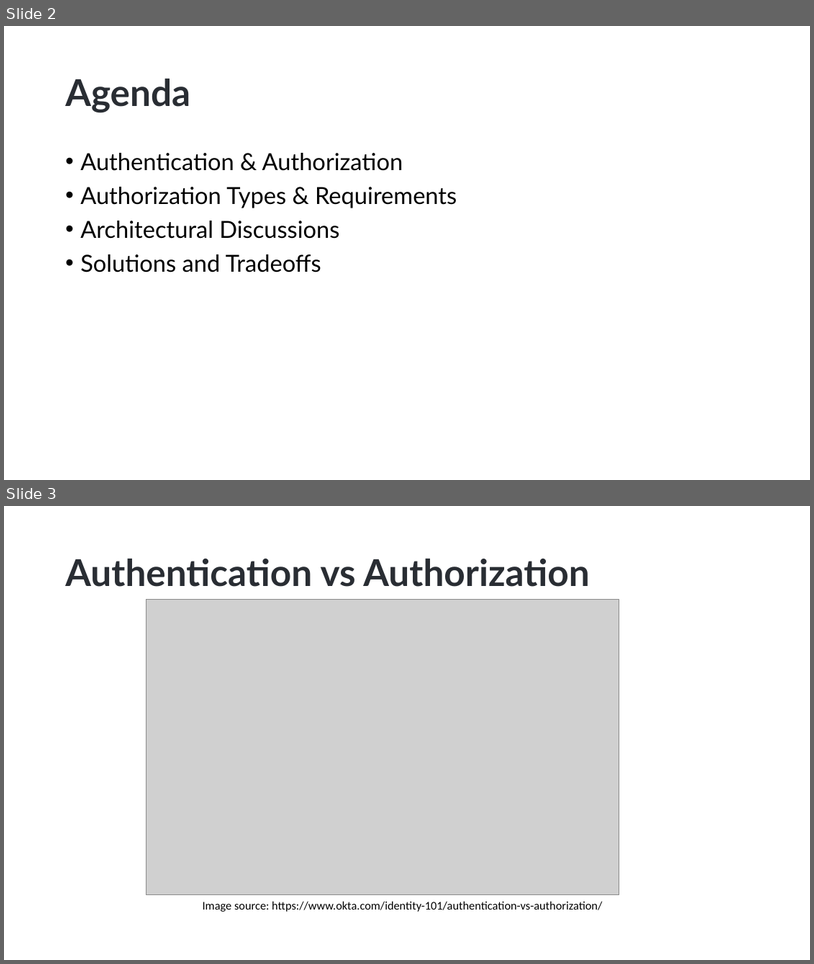
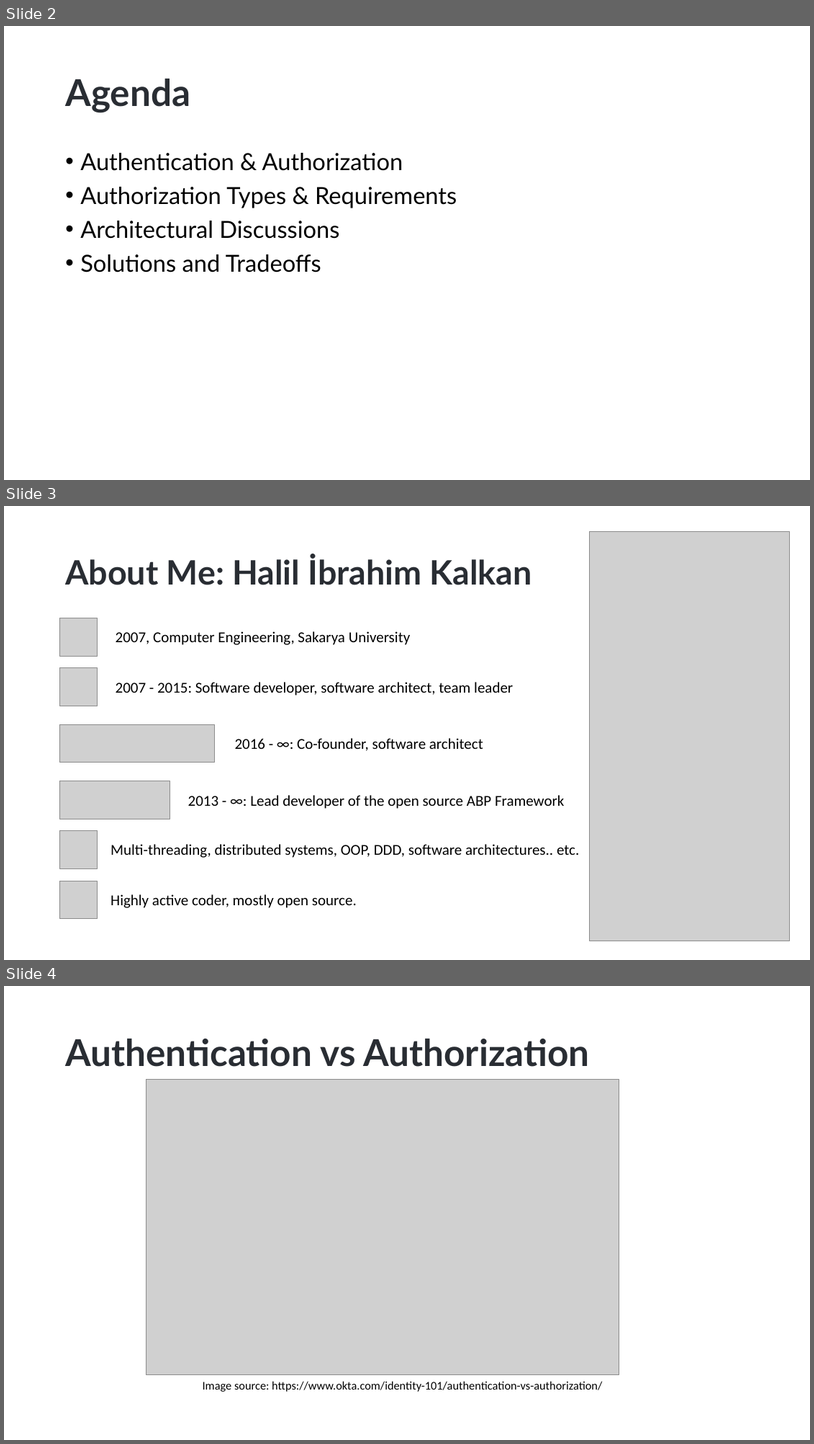
Before and after one commit to hikalkan/presentations, a slide deck: 2022-10-15 Authorization-In-Distributed-Systems/Authorization-In-Distributed-Systems.pptx. Shown one above the other, each under a label of ours: slides 2 and 3 before the commit, slides 2, 3 and 4 after it. The pictures are 814x964 and 814x1444 pixels, drawn with LibreOffice and Linux fonts; fonts in the diff are those of the drawing; grey boxes stand for pictures; background and template pictures are left out. Boxes give left, top, right and bottom in pixels: in the first picture for what was removed or moved away, otherwise in the second. Text is boxed around its words. In the diff, an @@ line names an element or a change of style, - is before the commit and + after.

```diff
--- a/2022-10-15 Authorization-In-Distributed-Systems/Authorization-In-Distributed-Systems.pptx
+++ b/2022-10-15 Authorization-In-Distributed-Systems/Authorization-In-Distributed-Systems.pptx
@@ slide 3 added at (4, 506, 810, 960), background picture (left out) @@
@@ picture added at (590, 532, 790, 941) @@
@@ title added at (65, 555, 532, 585), 40 pt, text #292D33, bold @@
+About Me: Halil İbrahim Kalkan
@@ picture added at (59, 618, 98, 656) @@
@@ text added at (116, 631, 410, 645), 18 pt, text #000000 @@
+2007, Computer Engineering, Sakarya University
@@ picture added at (59, 667, 97, 705) @@
@@ text added at (116, 682, 513, 695), 18 pt, text #000000 @@
+2007 - 2015: Software developer, software architect, team leader
@@ picture added at (59, 724, 215, 762) @@
@@ text added at (235, 738, 484, 751), 18 pt, text #000000 @@
+2016 - ∞: Co-founder, software architect
@@ picture added at (59, 780, 170, 818) @@
@@ text added at (188, 795, 564, 808), 18 pt, text #000000 @@
+2013 - ∞: Lead developer of the open source ABP Framework
@@ picture added at (59, 831, 97, 868) @@
@@ text added at (111, 844, 579, 857), 18 pt, text #000000 @@
+Multi-threading, distributed systems, OOP, DDD, software architectures.. etc.
@@ picture added at (59, 880, 97, 918) @@
@@ text added at (111, 894, 357, 908), 18 pt, text #000000 @@
+Highly active coder, mostly open source.
@@ what was slide 3 is now slide 4 @@
```
Also in this commit, not shown: 2 slides changed, 4 other slides added, 8 slides removed.
